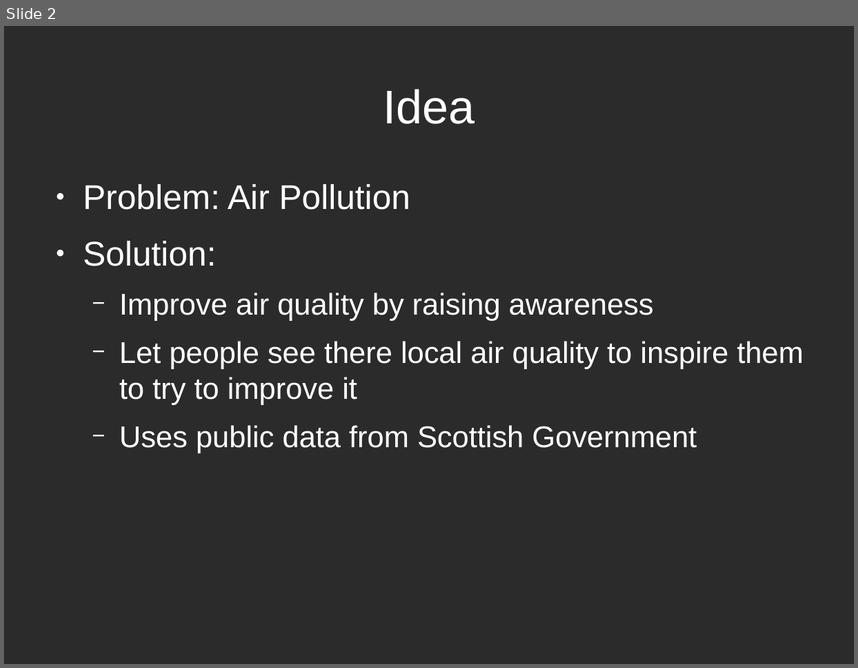
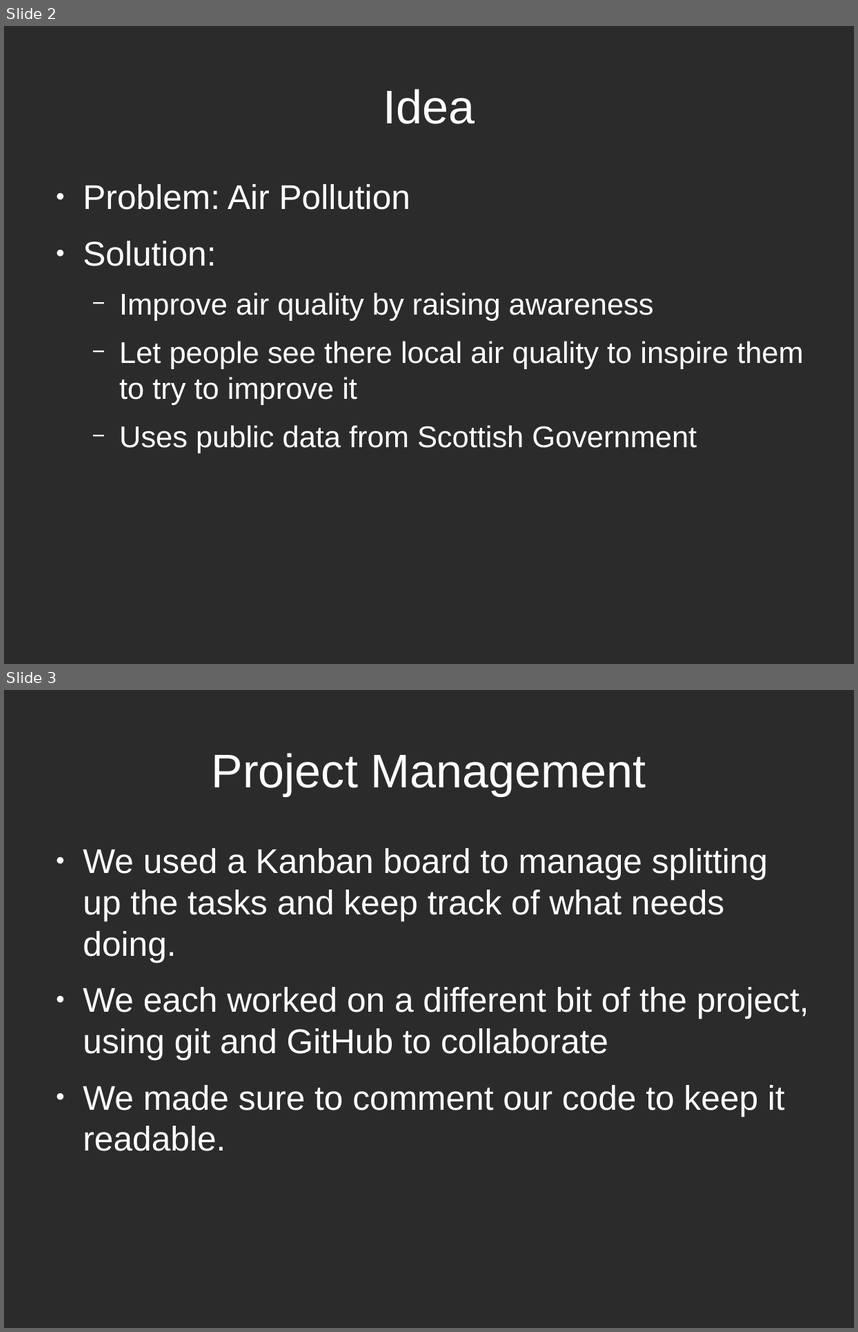
Before and after one commit to kamicavi/WeHaveIdea-Presentation, a slide deck: presentation.odp. Shown one above the other, each under a label of ours: slide 2 before the commit, slides 2 and 3 after it. The pictures are 858x668 and 858x1332 pixels, drawn with LibreOffice and Linux fonts; fonts in the diff are those of the drawing; background and template pictures are left out; a plain dark background stands for a picture behind light text. Boxes give left, top, right and bottom in pixels: in the first picture for what was removed or moved away, otherwise in the second. Text is boxed around its words. In the diff, an @@ line names an element or a change of style, - is before the commit and + after.

```diff
--- a/presentation.odp
+++ b/presentation.odp
@@ slide 3 added at <box>4,690,854,1328</box>, background picture (left out) @@
@@ title added at <box>212,753,646,796</box>, 44 pt, text #FFFFFF @@
+Project Management
@@ text added at <box>83,848,809,1151</box>, 32 pt, text #FFFFFF @@
+● We used a Kanban board to manage splitting up the tasks and keep track of what needs doing.
+● We each worked on a different bit of the project, using git and GitHub to collaborate
+● We made sure to comment our code to keep it readable.
```
Also in this commit, not shown: 1 slide changed, 2 other slides added, 1 other file.
